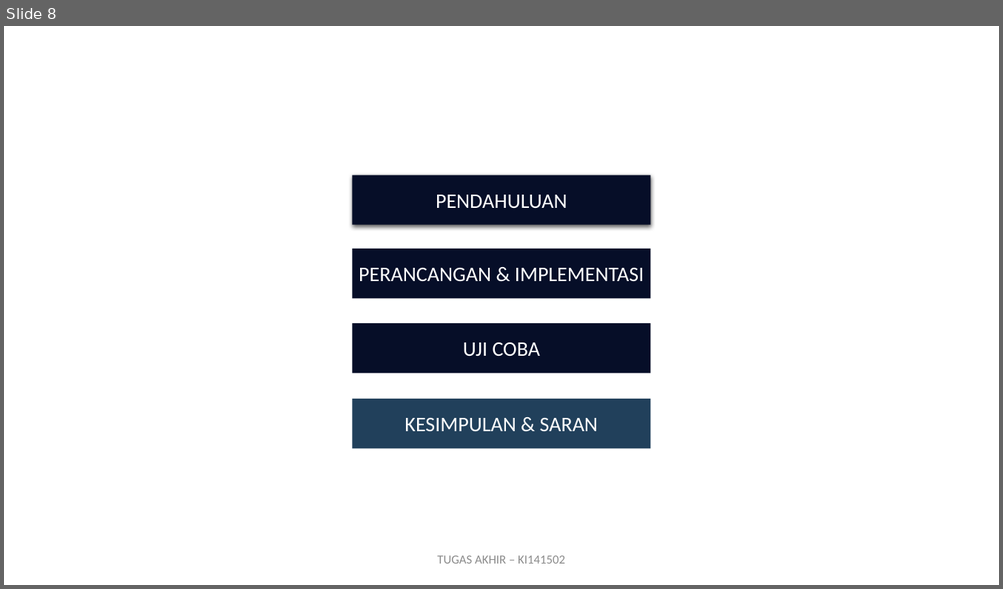
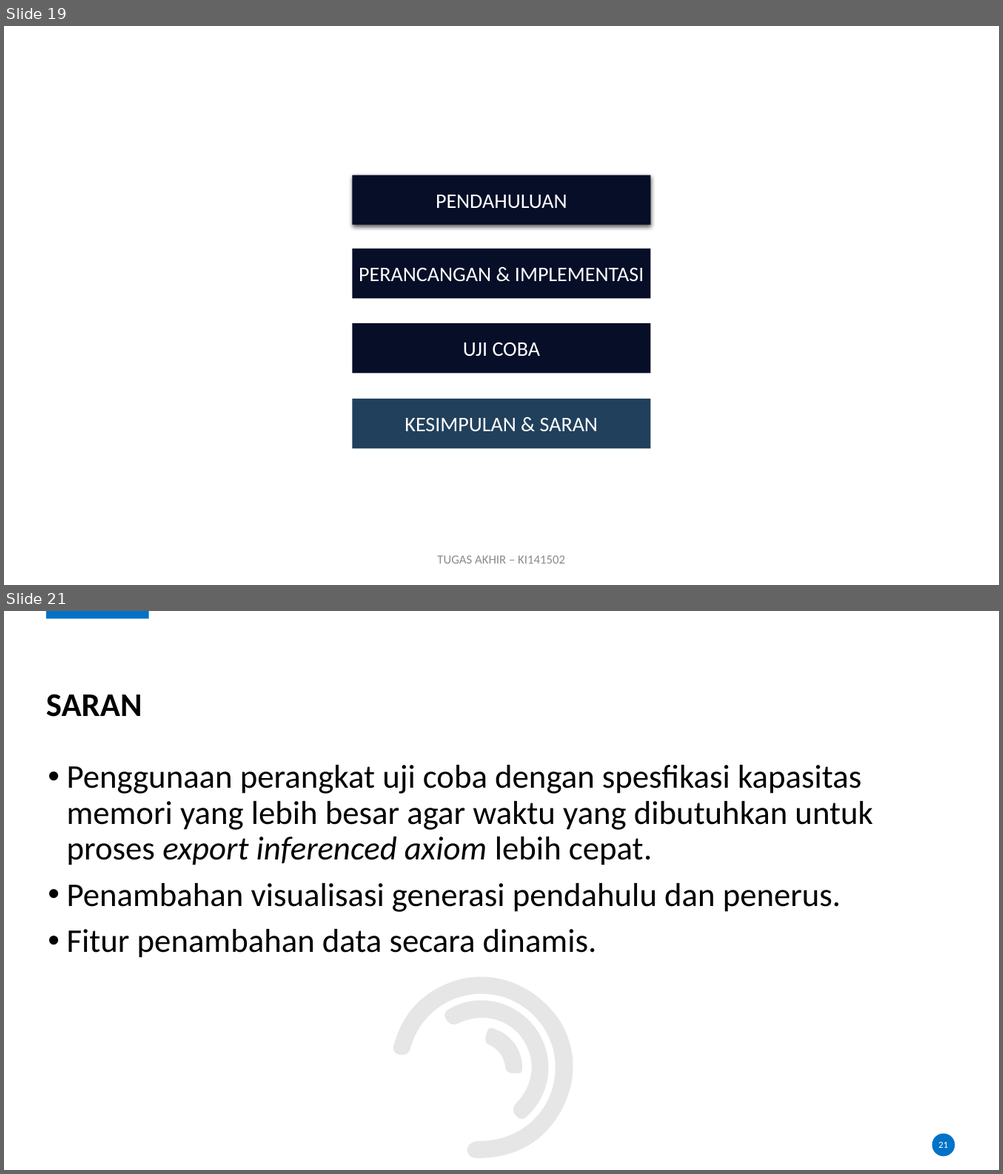
Before and after one commit to karyoutomoo/The-Tree-of-Heroes, a slide deck: 05111540000007-Faiq-Presentasi.pptx. Shown one above the other, each under a label of ours: slide 8 before the commit, slides 19 and 21 after it; the slides between them are not shown. The pictures are 1003x589 and 1003x1174 pixels, drawn with LibreOffice and Linux fonts; fonts in the diff are those of the drawing; background and template pictures are left out. Boxes give left, top, right and bottom in pixels: in the first picture for what was removed or moved away, otherwise in the second. Text is boxed around its words. In the diff, an @@ line names an element or a change of style, - is before the commit and + after.

```diff
--- a/05111540000007-Faiq-Presentasi.pptx
+++ b/05111540000007-Faiq-Presentasi.pptx
@@ slide 21 added at (x1=4, y1=611, x2=999, y2=1170), background #FFFFFF @@
@@ rectangle added at (x1=45, y1=611, x2=149, y2=618), fill #0072C7 @@
@@ title added at (x1=46, y1=694, x2=142, y2=717), 32 pt, text #000000, bold @@
+SARAN
@@ text added at (x1=67, y1=765, x2=873, y2=958), 32 pt, text #000000 @@
+• Penggunaan perangkat uji coba dengan spesfikasi kapasitas memori yang lebih besar agar waktu yang dibutuhkan untuk proses export inferenced axiom lebih cepat.
+• Penambahan visualisasi generasi pendahulu dan penerus.
+• Fitur penambahan data secara dinamis.
@@ freeform shape added at (x1=374, y1=937, x2=612, y2=1170), fill #E7E6E6 @@
@@ freeform shape added at (x1=441, y1=974, x2=575, y2=1125), fill #E7E6E6 @@
@@ freeform shape added at (x1=477, y1=1020, x2=532, y2=1083), fill #E7E6E6 @@
@@ ellipse added at (x1=932, y1=1134, x2=956, y2=1157), fill #0072C7 @@
@@ page number added at (x1=938, y1=1142, x2=948, y2=1148), 9 pt, text #FFFFFF @@
+21
@@ what was slide 8 is now slide 19 @@
```
Also in this commit, not shown: 14 other slides added, 2 slides removed, 13 other files.
